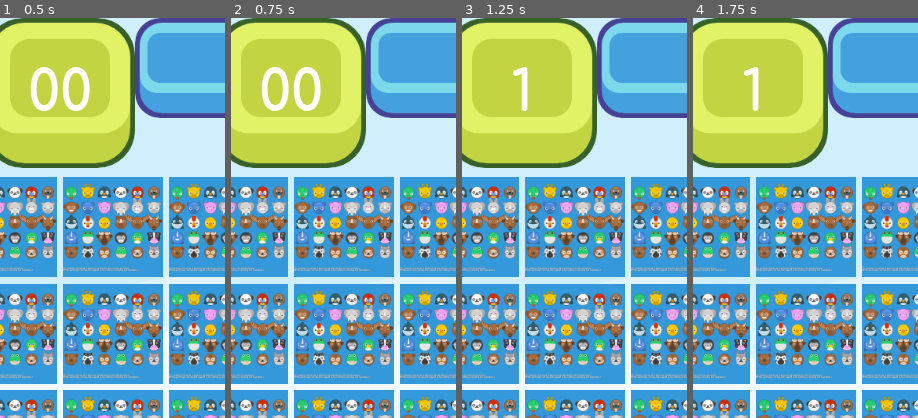
Above: before the commit, frames 1-4 (left to right).
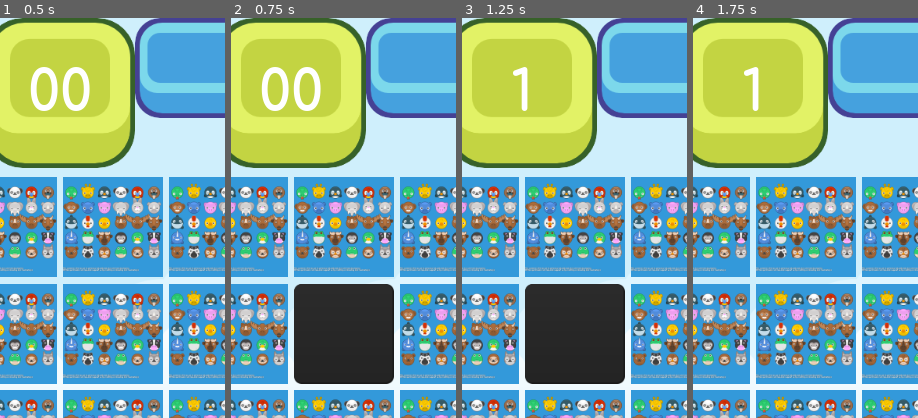
Above: after the commit, the same moments.

Repository: Falskim/FlipCard
Game: Godot game, scene res://Scenes/game_window.tscn
The game is run twice, just before and just after one commit, with the same random seed, the same clock (stepped at 60 frames per second) and the same inputs.
Inputs (mouse positions are % of the whole screen's width and height, from its top left):
- Up to frame 1 (0.5 s): no input
- Up to frame 2 (0.75 s): tap Enter at 0.5 s; move the mouse to (72, 45) at 0.52 s; click (72, 45) at 0.6 s
- Up to frame 3 (1.25 s): no input
- Up to frame 4 (1.75 s): tap Space at 1.25 s; move the mouse to (30, 55) at 1.27 s; click (30, 55) at 1.35 s
The pictures show only the part of the screen within x 37-87%, y 0-50%; the shares and areas given below are measured in that part.

Frame 1 is identical in both runs. In frame 2, 11% of the frame differs, in the area x 28-73%, y 66-92%; in frame 3, 11%; in frame 4, nothing differs.

Commit message:
Add files via upload

Diff:
--- a/Scripts/Grid.gd
+++ b/Scripts/Grid.gd
@@ -125,7 +125,7 @@
 
 func touch_check(x, y):
 	if first_touch:
-		#back_cards[x][y].queue_free()
+		back_cards[x][y].queue_free()
 		first_card = all_cards[x][y]
 		pos_x_1 = x
 		pos_y_1 = y
@@ -133,7 +133,7 @@
 		print("first card = " + first_card.color)
 		first_touch = false
 	else:
-		#back_cards[x][y].queue_free()
+		back_cards[x][y].queue_free()
 		second_card = all_cards[x][y]
 		pos_x_2 = x
 		pos_y_2 = y
@@ -151,9 +151,13 @@
 				all_cards[pos_x_2][pos_y_2] = null
 				check = false
 			else:
-				#var back = back_card.instance()
-				#add_child(back)
-				#back.position = grid_to_pixel(pos_x_1, pos_y_1)
+				var back1 = back_card.instance()
+				add_child(back1)
+				back1.position = grid_to_pixel(pos_x_1, pos_y_1)
+
+				var back2 = back_card.instance()
+				add_child(back2)
+				back2.position = grid_to_pixel(pos_x_2, pos_y_2)
 				pass
 
 # Called every frame. 'delta' is the elapsed time since the previous frame.
